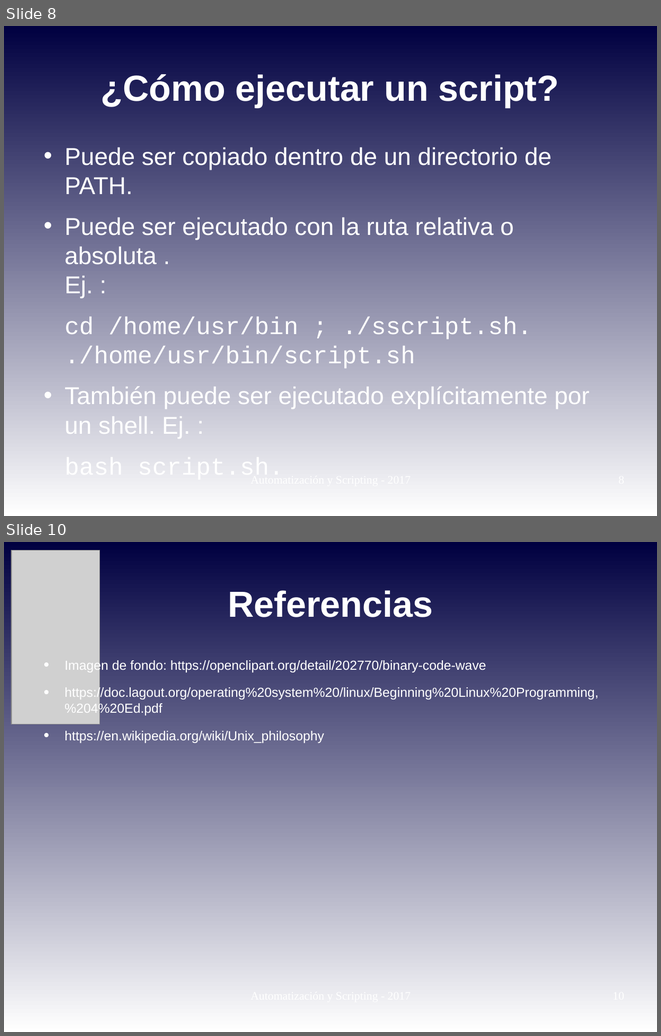
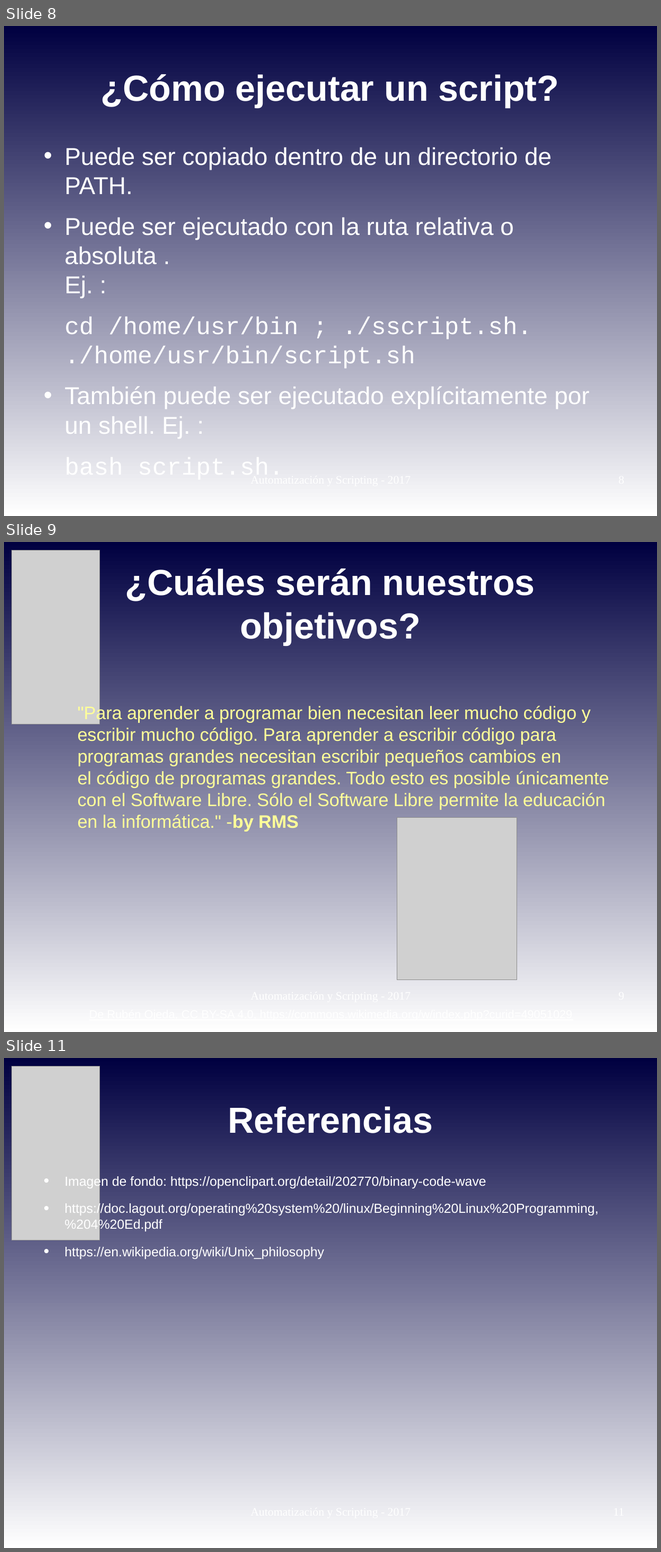
Before and after one commit to niniadcobre/-AutoyScripting, a slide deck: clases/AYS_clase02.odp. Shown one above the other, each under a label of ours: slides 8 and 10 before the commit, slides 8, 9 and 11 after it; the slides between them are not shown. The pictures are 661x1036 and 661x1552 pixels, drawn with LibreOffice and Linux fonts; fonts in the diff are those of the drawing; grey boxes stand for pictures. Boxes give left, top, right and bottom in pixels: in the first picture for what was removed or moved away, otherwise in the second. Text is boxed around its words. In the diff, an @@ line names an element or a change of style, - is before the commit and + after.

```diff
--- a/clases/AYS_clase02.odp
+++ b/clases/AYS_clase02.odp
@@ slide 9 added at box(4, 542, 657, 1032), background gradient #000040 to #FFFFFF @@
@@ picture added at box(11, 550, 99, 724) @@
@@ title added at box(125, 568, 535, 645), 44 pt, text #FFFFFF, bold @@
+¿Cuáles serán nuestros objetivos?
@@ text added at box(78, 705, 609, 831), 22 pt, text #FFFF99 @@
+"Para aprender a programar bien necesitan leer mucho código y
+escribir mucho código. Para aprender a escribir código para
+programas grandes necesitan escribir pequeños cambios en
+el código de programas grandes. Todo esto es posible únicamente
+con el Software Libre. Sólo el Software Libre permite la educación
+en la informática." -by RMS
@@ picture added at box(397, 818, 517, 980) @@
@@ what was slide 10 is now slide 11 @@
```
Also in this commit, not shown: 2 slides changed, 1 other file.
